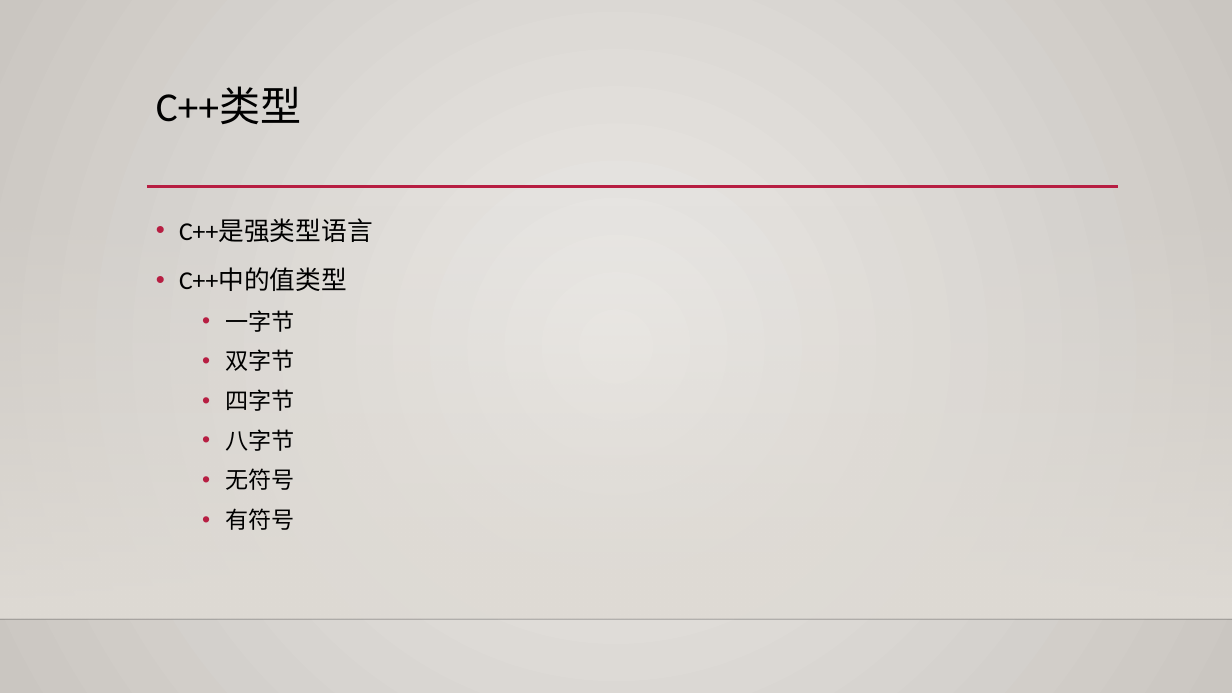
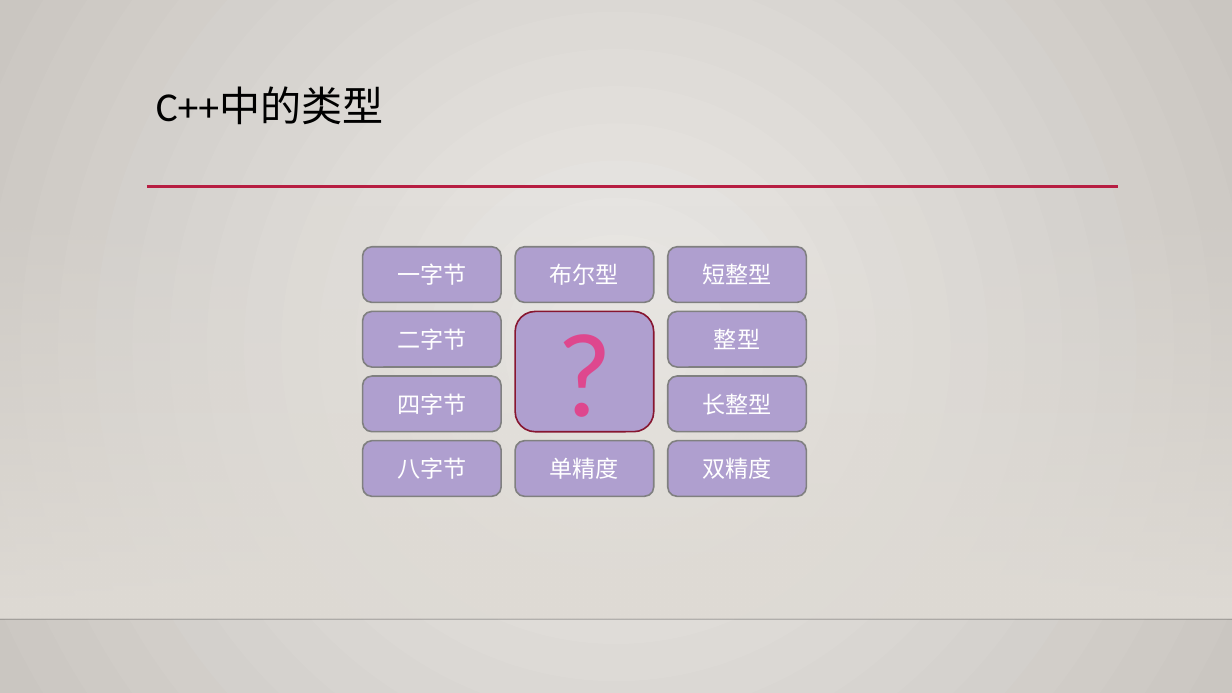
Before and after one commit to albertclass/Lessons, a slide deck: slide 6 of advance c++/courseware.pptx (slide 2 before the commit). Drawn at 1232x693 pixels with LibreOffice and Linux fonts; fonts in the diff are those of the drawing; background and template pictures are left out. Boxes give left, top, right and bottom in pixels: in the first picture for what was removed or moved away, otherwise in the second. Text is boxed around its words. In the diff, an @@ line names an element or a change of style, - is before the commit and + after.

```diff
--- a/advance c++/courseware.pptx
+++ b/advance c++/courseware.pptx
@@ title at bbox=[156, 87, 383, 125]: text changed @@
-C++类型
+C++中的类型
@@ text removed at bbox=[179, 219, 373, 530] @@
-• C++是强类型语言
-• C++中的值类型
-  • 一字节
-  • 双字节
-  • 四字节
-  • 八字节
-  • 无符号
-  • 有符号
@@ rounded rectangle added at bbox=[362, 247, 501, 302], fill #AF9FCF, outline #808080 1.25 pt, 18 pt, text #FFFFFF @@
+一字节
@@ rounded rectangle added at bbox=[516, 247, 654, 302], fill #AF9FCF, outline #808080 1.25 pt, 18 pt, text #FFFFFF @@
+布尔型
@@ rounded rectangle added at bbox=[668, 247, 807, 302], fill #AF9FCF, outline #808080 1.25 pt, 18 pt, text #FFFFFF @@
+短整型
@@ rounded rectangle added at bbox=[362, 311, 501, 367], fill #AF9FCF, outline #808080 1.25 pt, 18 pt, text #FFFFFF @@
+二字节
@@ rounded rectangle added at bbox=[516, 311, 654, 432], fill #AF9FCF, outline #871631 1.25 pt, 88 pt, text #DE478E @@
+?
@@ rounded rectangle added at bbox=[668, 311, 807, 367], fill #AF9FCF, outline #808080 1.25 pt, 18 pt, text #FFFFFF @@
+整型
@@ rounded rectangle added at bbox=[362, 376, 501, 432], fill #AF9FCF, outline #808080 1.25 pt, 18 pt, text #FFFFFF @@
+四字节
@@ rounded rectangle added at bbox=[668, 376, 807, 432], fill #AF9FCF, outline #808080 1.25 pt, 18 pt, text #FFFFFF @@
+长整型
@@ rounded rectangle added at bbox=[362, 441, 501, 496], fill #AF9FCF, outline #808080 1.25 pt, 18 pt, text #FFFFFF @@
+八字节
@@ rounded rectangle added at bbox=[516, 441, 654, 496], fill #AF9FCF, outline #808080 1.25 pt, 18 pt, text #FFFFFF @@
+单精度
@@ rounded rectangle added at bbox=[668, 441, 807, 496], fill #AF9FCF, outline #808080 1.25 pt, 18 pt, text #FFFFFF @@
+双精度
```
Also in this commit, not shown: 1 other slide changed, 5 slides added, 6 other files.
